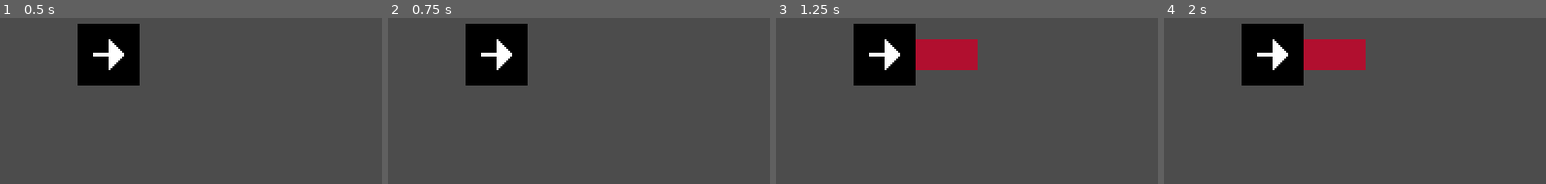
Above: before the commit, frames 1-4 (left to right).
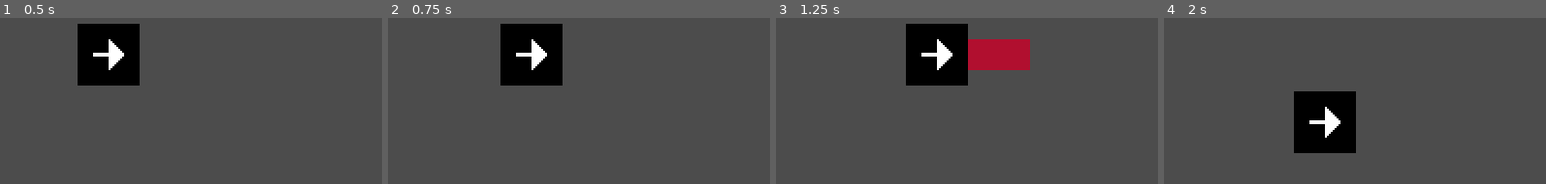
Above: after the commit, the same moments.

Repository: Galbenshire/Skongk---The-Skunk-Ape
Game: Godot game, scene res://game/Game.tscn
The game is run twice, just before and just after one commit, with the same random seed, the same clock (stepped at 60 frames per second) and the same inputs. The project has no main scene, so this scene is started directly.
Inputs:
- Up to frame 1 (0.5 s): no input
- Up to frame 2 (0.75 s): tap Enter (ui_accept) at 0.5 s; hold D (ui_right, bound only after the commit) from 0.53 s (still down); hold Space (ui_select, bound only before the commit) from 0.53 s (still down)
- Up to frame 3 (1.25 s): keep holding D (ui_right, bound only after the commit); keep holding Space (ui_select, bound only before the commit); tap Enter (ui_accept) at 0.77, 1.07 s; tap Q (skongk_punch, bound only after the commit) at 0.8 s
- Up to frame 4 (2 s): release D (ui_right, bound only after the commit) at 1.28 s; release Space (ui_select, bound only before the commit) at 1.28 s; hold S (ui_down, bound only after the commit) from 1.28 s (still down); tap Q (skongk_punch, bound only after the commit) at 1.35 s; tap Enter (ui_accept) at 1.52, 1.82 s; tap Shift (skongk_run, bound only after the commit) at 1.55 s

Frame 1 is identical in both runs. In frame 2, 7.1% of the frame differs, in the area x 20-46%, y 3-41%; in frame 3, 13%; in frame 4, 15%, in the area x 20-53%, y 3-82%.

Commit message:
- Implemented the basics for Skongk's Back Blast - Made a basic state machine for Skongk - Set up the InputMap

Diff:
--- a/entities/skongk/Skongk.tscn
+++ b/entities/skongk/Skongk.tscn
@@ -6,9 +6,16 @@
 [sub_resource type="RectangleShape2D" id=1]
 extents = Vector2( 8, 8 )
 
+[sub_resource type="CircleShape2D" id=5]
+radius = 12.0
+
 [sub_resource type="CapsuleShape2D" id=2]
 radius = 8.0
 height = 32.0
+
+[sub_resource type="CapsuleShape2D" id=6]
+radius = 16.0
+height = 96.0
 
 [sub_resource type="Animation" id=3]
 length = 0.02
@@ -24,6 +31,34 @@
 "transitions": PoolRealArray( 1 ),
 "update": 1,
 "values": [ 0 ]
+}
+
+[sub_resource type="Animation" id=7]
+resource_name = "back_blast"
+length = 1.35
+step = 0.05
+tracks/0/type = "method"
+tracks/0/path = NodePath(".")
+tracks/0/interp = 1
+tracks/0/loop_wrap = true
+tracks/0/imported = false
+tracks/0/enabled = true
+tracks/0/keys = {
+"times": PoolRealArray( 0, 0.25, 0.35, 1.35 ),
+"transitions": PoolRealArray( 1, 1, 1, 1 ),
+"values": [ {
+"args": [ 3 ],
+"method": "set_state"
+}, {
+"args": [  ],
+"method": "_start_back_blast"
+}, {
+"args": [  ],
+"method": "_end_back_blast"
+}, {
+"args": [ 0 ],
+"method": "set_state"
+} ]
 }
 
 [sub_resource type="Animation" id=4]
@@ -51,17 +86,17 @@
 "times": PoolRealArray( 0, 0.266667, 0.58, 0.766667 ),
 "transitions": PoolRealArray( 1, 1, 1, 1 ),
 "values": [ {
-"args": [ false ],
-"method": "set_control_state"
+"args": [ 3 ],
+"method": "set_state"
 }, {
 "args": [  ],
-"method": "start_punch"
+"method": "_start_punch"
 }, {
 "args": [  ],
-"method": "end_punch"
+"method": "_end_punch"
 }, {
-"args": [ true ],
-"method": "set_control_state"
+"args": [ 0 ],
+"method": "set_state"
 } ]
 }
 
@@ -73,10 +108,17 @@
 texture = ExtResource( 2 )
 offset = Vector2( 16, 0 )
 hframes = 2
+frame = 1
 
 [node name="FloorCollision" type="CollisionShape2D" parent="."]
 position = Vector2( 0, 8 )
 shape = SubResource( 1 )
+
+[node name="Hurtbox" type="Area2D" parent="."]
+editor/display_folded = true
+
+[node name="Collision" type="CollisionShape2D" parent="Hurtbox"]
+shape = SubResource( 5 )
 
 [node name="Punch" type="Area2D" parent="."]
 editor/display_folded = true
@@ -89,8 +131,20 @@
 shape = SubResource( 2 )
 disabled = true
 
+[node name="BackBlast" type="Area2D" parent="."]
+editor/display_folded = true
+position = Vector2( -48, 0 )
+collision_layer = 0
+collision_mask = 4
+
+[node name="Collision" type="CollisionShape2D" parent="BackBlast"]
+rotation = 1.5708
+shape = SubResource( 6 )
+disabled = true
+
 [node name="AnimationPlayer" type="AnimationPlayer" parent="."]
 autoplay = "_init"
 playback_process_mode = 0
 anims/_init = SubResource( 3 )
+anims/back_blast = SubResource( 7 )
 anims/punch = SubResource( 4 )
--- a/entities/skongk/skongk.gd
+++ b/entities/skongk/skongk.gd
@@ -8,46 +8,73 @@
 	- Attack like a skunk.
 """
 
+enum States {IDLE, WALK, RUN, ATTACK}
+
 onready var SkongkSprite : Sprite = $Sprite
 onready var Punch : Area2D = $Punch
+onready var BackBlast : Area2D = $BackBlast
 
 export (float) var move_speed : float = 100.0
 export (float, 1.0, 5.0) var run_multiplier : float = 1.0
 
-var input_direction : Vector2
+var current_state : int = States.IDLE setget set_state
 var current_direction : int = 1
-var is_running : bool = false
+
+var _input_direction : Vector2
 
 func _unhandled_input(event : InputEvent) -> void:
-	if event.is_action_pressed("ui_accept"):
+	if event.is_action_pressed("skongk_punch"):
 		$AnimationPlayer.play("punch")
+	elif event.is_action_pressed("skongk_skunk_move"):
+		$AnimationPlayer.play("back_blast")
 
 func _physics_process(delta : float) -> void:
-	is_running = Input.is_action_pressed("ui_select")
+	match current_state:
+		States.IDLE:
+			if Input.is_action_pressed("ui_left") or Input.is_action_pressed("ui_right") \
+					or Input.is_action_pressed("ui_down") or Input.is_action_pressed("ui_up"):
+				current_state = States.WALK
 
-	input_direction = Vector2.ZERO
-	input_direction.x = int(Input.is_action_pressed("ui_right")) - int(Input.is_action_pressed("ui_left"))
-	if !is_running:
-		input_direction.y = int(Input.is_action_pressed("ui_down")) - int(Input.is_action_pressed("ui_up"))
-	input_direction = input_direction.normalized()
+		States.WALK, States.RUN:
+			current_state = States.RUN if Input.is_action_pressed("skongk_run") else States.WALK
 
-	if input_direction.x and sign(input_direction.x) != current_direction:
-		# 'flip_h' is not used here because it doesn't flip around the offset
-		SkongkSprite.scale.x = sign(input_direction.x)
-		current_direction = sign(input_direction.x)
+			_input_direction = Vector2.ZERO
+			_input_direction.x = int(Input.is_action_pressed("ui_right")) - int(Input.is_action_pressed("ui_left"))
+			if current_state == States.WALK:
+				_input_direction.y = int(Input.is_action_pressed("ui_down")) - int(Input.is_action_pressed("ui_up"))
+			_input_direction = _input_direction.normalized()
 
-	var final_move_speed = move_speed * (run_multiplier if is_running else 1.0)
-	move_and_slide(input_direction * final_move_speed)
+			if !_input_direction:
+				current_state = States.IDLE
+			else:
+				if _input_direction.x:
+					SkongkSprite.scale.x = sign(_input_direction.x)
+					current_direction = sign(_input_direction.x)
 
-func set_control_state(controllable : bool) -> void:
-	set_physics_process(controllable)
-	set_process_unhandled_input(controllable)
+				var move_multiply = run_multiplier if current_state == States.RUN else 1.0
+				move_and_slide(_input_direction * move_speed * move_multiply)
 
-func start_punch() -> void:
+func set_state(new_state: int) -> void:
+	current_state = new_state
+
+	var disable_controls = current_state != States.ATTACK
+	set_physics_process(disable_controls)
+	set_process_unhandled_input(disable_controls)
+
+func _start_punch() -> void:
 	Punch.get_node("Collision").set_deferred("disabled", false)
 	Punch.position.x = abs(Punch.position.x) * current_direction
 	print("Punch Started")
 
-func end_punch() -> void:
+func _end_punch() -> void:
 	Punch.get_node("Collision").set_deferred("disabled", true)
 	print("Punch Ended")
+
+func _start_back_blast() -> void:
+	BackBlast.get_node("Collision").set_deferred("disabled", false)
+	BackBlast.position.x = -abs(BackBlast.position.x) * current_direction
+	print("Back Blast Started")
+
+func _end_back_blast() -> void:
+	BackBlast.get_node("Collision").set_deferred("disabled", true)
+	print("Back Blast Ended")
--- a/game/Game.tscn
+++ b/game/Game.tscn
@@ -13,7 +13,6 @@
 [node name="Playfield" type="Node2D" parent="."]
 
 [node name="Entities" type="YSort" parent="Playfield"]
-editor/display_folded = true
 
 [node name="Skongk" parent="Playfield/Entities" instance=ExtResource( 1 )]
 position = Vector2( 144, 144 )
@@ -40,6 +39,5 @@
 shape = SubResource( 2 )
 
 [node name="GUI" type="Control" parent="."]
-visible = false
 anchor_right = 1.0
 anchor_bottom = 1.0
--- a/project.godot
+++ b/project.godot
@@ -55,8 +55,84 @@
 ui_accept={
 "deadzone": 0.5,
 "events": [ Object(InputEventKey,"resource_local_to_scene":false,"resource_name":"","device":0,"alt":false,"shift":false,"control":false,"meta":false,"command":false,"pressed":false,"scancode":16777221,"unicode":0,"echo":false,"script":null)
-, Object(InputEventKey,"resource_local_to_scene":false,"resource_name":"","device":0,"alt":false,"shift":false,"control":false,"meta":false,"command":false,"pressed":false,"scancode":16777222,"unicode":0,"echo":false,"script":null)
+, Object(InputEventJoypadButton,"resource_local_to_scene":false,"resource_name":"","device":0,"button_index":11,"pressure":0.0,"pressed":false,"script":null)
 , Object(InputEventJoypadButton,"resource_local_to_scene":false,"resource_name":"","device":0,"button_index":0,"pressure":0.0,"pressed":false,"script":null)
+ ]
+}
+ui_select={
+"deadzone": 0.5,
+"events": [  ]
+}
+ui_cancel={
+"deadzone": 0.5,
+"events": [ Object(InputEventKey,"resource_local_to_scene":false,"resource_name":"","device":0,"alt":false,"shift":false,"control":false,"meta":false,"command":false,"pressed":false,"scancode":16777217,"unicode":0,"echo":false,"script":null)
+, Object(InputEventJoypadButton,"resource_local_to_scene":false,"resource_name":"","device":0,"button_index":1,"pressure":0.0,"pressed":false,"script":null)
+ ]
+}
+ui_focus_next={
+"deadzone": 0.5,
+"events": [  ]
+}
+ui_focus_prev={
+"deadzone": 0.5,
+"events": [  ]
+}
+ui_left={
+"deadzone": 0.5,
+"events": [ Object(InputEventKey,"resource_local_to_scene":false,"resource_name":"","device":0,"alt":false,"shift":false,"control":false,"meta":false,"command":false,"pressed":false,"scancode":65,"unicode":0,"echo":false,"script":null)
+, Object(InputEventJoypadButton,"resource_local_to_scene":false,"resource_name":"","device":0,"button_index":14,"pressure":0.0,"pressed":false,"script":null)
+ ]
+}
+ui_right={
+"deadzone": 0.5,
+"events": [ Object(InputEventKey,"resource_local_to_scene":false,"resource_name":"","device":0,"alt":false,"shift":false,"control":false,"meta":false,"command":false,"pressed":false,"scancode":68,"unicode":0,"echo":false,"script":null)
+, Object(InputEventJoypadButton,"resource_local_to_scene":false,"resource_name":"","device":0,"button_index":15,"pressure":0.0,"pressed":false,"script":null)
+ ]
+}
+ui_up={
+"deadzone": 0.5,
+"events": [ Object(InputEventKey,"resource_local_to_scene":false,"resource_name":"","device":0,"alt":false,"shift":false,"control":false,"meta":false,"command":false,"pressed":false,"scancode":87,"unicode":0,"echo":false,"script":null)
+, Object(InputEventJoypadButton,"resource_local_to_scene":false,"resource_name":"","device":0,"button_index":12,"pressure":0.0,"pressed":false,"script":null)
+ ]
+}
+ui_down={
+"deadzone": 0.5,
+"events": [ Object(InputEventKey,"resource_local_to_scene":false,"resource_name":"","device":0,"alt":false,"shift":false,"control":false,"meta":false,"command":false,"pressed":false,"scancode":83,"unicode":0,"echo":false,"script":null)
+, Object(InputEventJoypadButton,"resource_local_to_scene":false,"resource_name":"","device":0,"button_index":13,"pressure":0.0,"pressed":false,"script":null)
+ ]
+}
+ui_page_up={
+"deadzone": 0.5,
+"events": [  ]
+}
+ui_page_down={
+"deadzone": 0.5,
+"events": [  ]
+}
+ui_home={
+"deadzone": 0.5,
+"events": [  ]
+}
+ui_end={
+"deadzone": 0.5,
+"events": [  ]
+}
+skongk_punch={
+"deadzone": 0.5,
+"events": [ Object(InputEventKey,"resource_local_to_scene":false,"resource_name":"","device":0,"alt":false,"shift":false,"control":false,"meta":false,"command":false,"pressed":false,"scancode":81,"unicode":0,"echo":false,"script":null)
+, Object(InputEventJoypadButton,"resource_local_to_scene":false,"resource_name":"","device":0,"button_index":2,"pressure":0.0,"pressed":false,"script":null)
+ ]
+}
+skongk_skunk_move={
+"deadzone": 0.5,
+"events": [ Object(InputEventKey,"resource_local_to_scene":false,"resource_name":"","device":0,"alt":false,"shift":false,"control":false,"meta":false,"command":false,"pressed":false,"scancode":69,"unicode":0,"echo":false,"script":null)
+, Object(InputEventJoypadButton,"resource_local_to_scene":false,"resource_name":"","device":0,"button_index":1,"pressure":0.0,"pressed":false,"script":null)
+ ]
+}
+skongk_run={
+"deadzone": 0.5,
+"events": [ Object(InputEventKey,"resource_local_to_scene":false,"resource_name":"","device":0,"alt":false,"shift":false,"control":false,"meta":false,"command":false,"pressed":false,"scancode":16777237,"unicode":0,"echo":false,"script":null)
+, Object(InputEventJoypadButton,"resource_local_to_scene":false,"resource_name":"","device":0,"button_index":6,"pressure":0.0,"pressed":false,"script":null)
  ]
 }
 
Not shown: 1 places in entities/skongk/Skongk.tscn that only renumber resources
